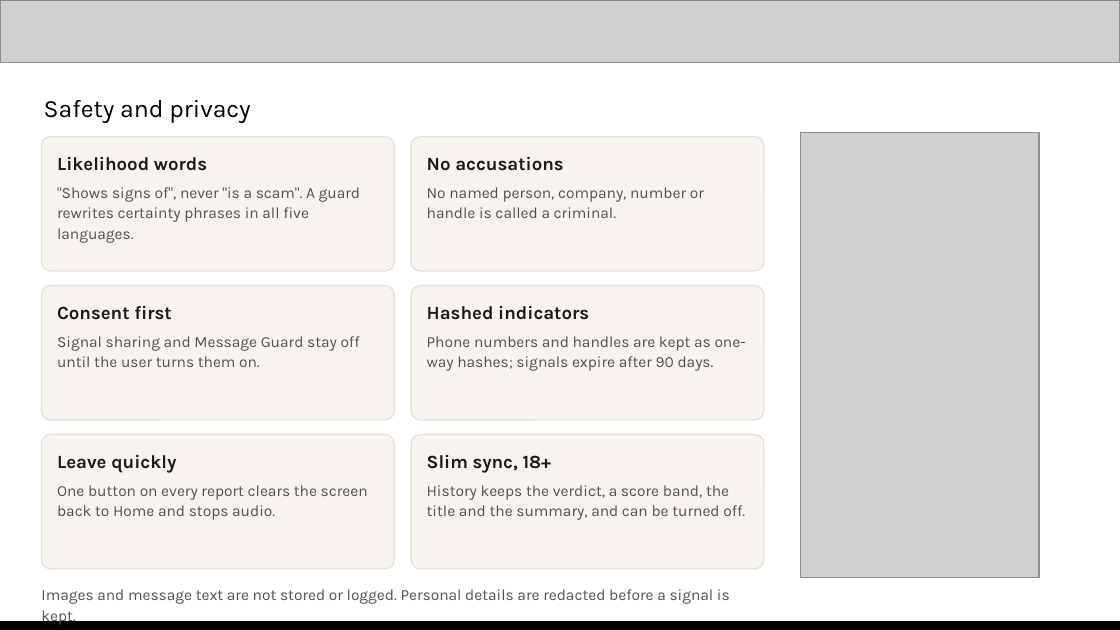
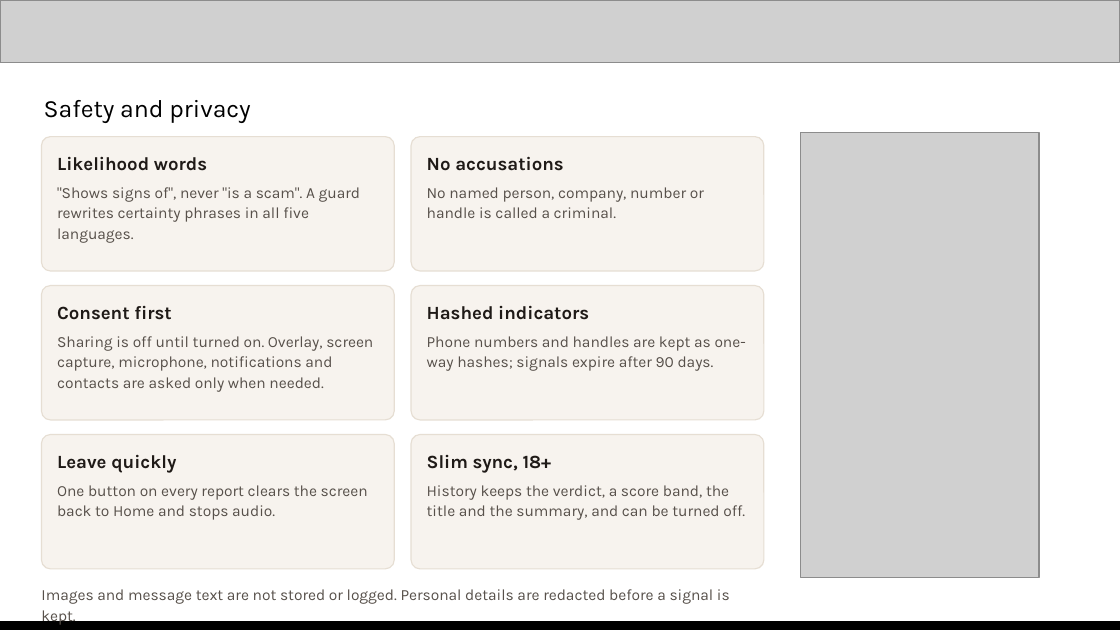
Before and after one commit to minthein128/scamshield, a slide deck: slide 14 of pitch/Kakwe-AIBuilderCup-submission.pptx. Drawn at 1120x630 pixels with LibreOffice and Linux fonts; fonts in the diff are those of the drawing; grey boxes stand for pictures. Boxes give left, top, right and bottom in pixels: in the first picture for what was removed or moved away, otherwise in the second. Text is boxed around its words. In the diff, an @@ line names an element or a change of style, - is before the commit and + after.

```diff
--- a/pitch/Kakwe-AIBuilderCup-submission.pptx
+++ b/pitch/Kakwe-AIBuilderCup-submission.pptx
@@ text at (57,336,373,392): text changed @@
-Signal sharing and Message Guard stay off until the user turns them on.
+Sharing is off until turned on. Overlay, screen capture, microphone, notifications and contacts are asked only when needed.
```
Also in this commit, not shown: 6 other slides changed, 13 other files.
